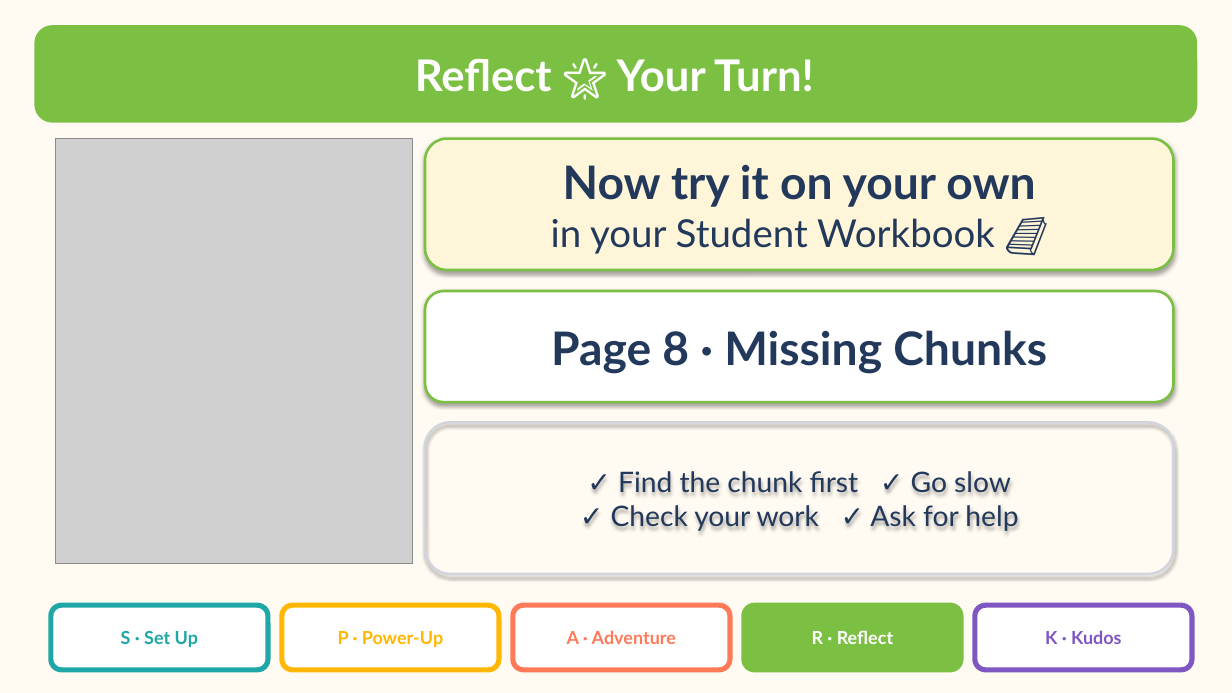
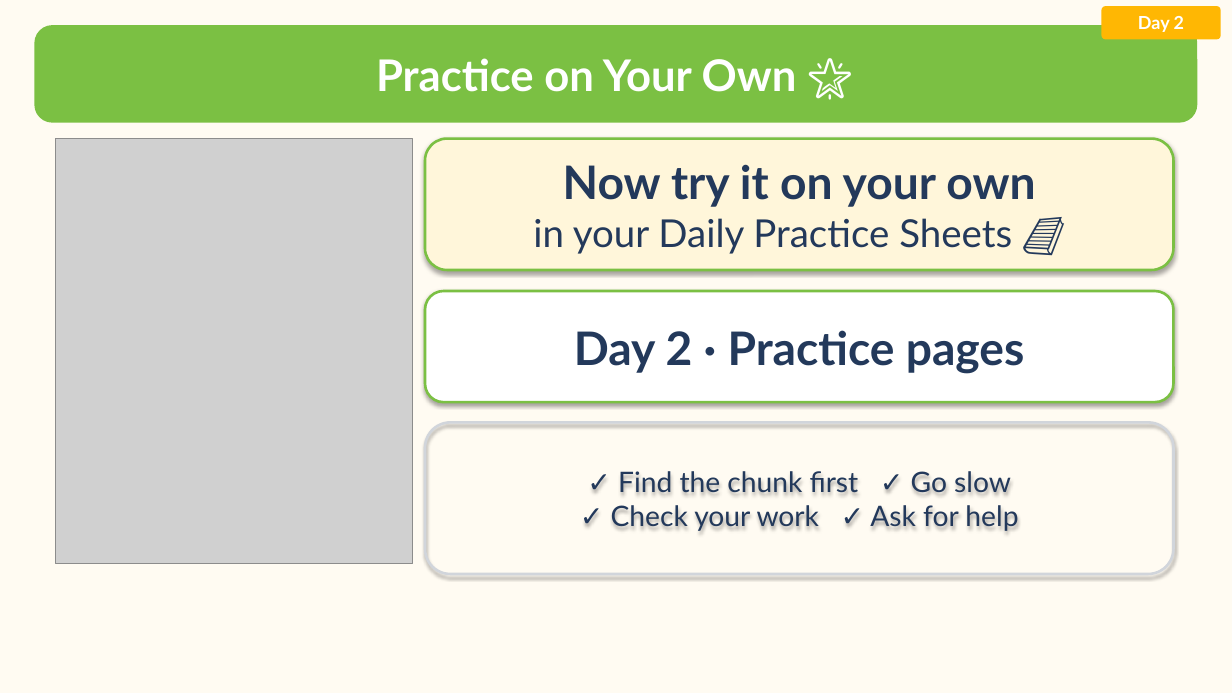
Before and after one commit to Silkwormx/island-readers, a slide deck: slide 39 of teachers/ng/Lesson3.1_ng_Slide_Presentation.pptx (slide 33 before the commit). Drawn at 1232x693 pixels with LibreOffice and Linux fonts; fonts in the diff are those of the drawing; grey boxes stand for pictures. Boxes give left, top, right and bottom in pixels: in the first picture for what was removed or moved away, otherwise in the second. Text is boxed around its words. In the diff, an @@ line names an element or a change of style, - is before the commit and + after.

Commit message:
Teacher materials page in Grown-up corner; one-file teacher packs + daily practice sheets (ng 3-day deck, new ng Day 1 sheets, nk Ears Only slides); split nk story p11/p12; cache ir-20261103i

```diff
--- a/teachers/ng/Lesson3.1_ng_Slide_Presentation.pptx
+++ b/teachers/ng/Lesson3.1_ng_Slide_Presentation.pptx
@@ rounded rectangle added at (1102, 6, 1221, 40), fill #FFB703, 14 pt, text #FFFFFF, bold @@
+Day 2
@@ text at (376, 58, 797, 92): text changed @@
-Reflect 🌟 Your Turn!
+Practice on Your Own 🌟
@@ text in rounded rectangle at (533, 218, 1012, 254): text changed @@
-in your Student Workbook 📘
+in your Daily Practice Sheets 📘
@@ text in rounded rectangle at (574, 330, 1025, 373): text changed @@
-Page 8 · Missing Chunks
+Day 2 · Practice pages
@@ rounded rectangle removed at (51, 605, 268, 670) @@
@@ rounded rectangle removed at (282, 605, 499, 670) @@
@@ rounded rectangle removed at (513, 605, 730, 670) @@
@@ rounded rectangle removed at (744, 605, 961, 670) @@
@@ rounded rectangle removed at (975, 605, 1192, 670) @@
@@ text removed at (121, 631, 198, 647) @@
-S · Set Up
@@ text removed at (338, 631, 443, 647) @@
-P · Power-Up
@@ text removed at (567, 630, 676, 644) @@
-A · Adventure
@@ text removed at (812, 630, 893, 644) @@
-R · Reflect
@@ text removed at (1045, 630, 1121, 644) @@
-K · Kudos
```
Also in this commit, not shown: 46 other slides changed, 5 slides added, 21 slides removed, 19 other files.
